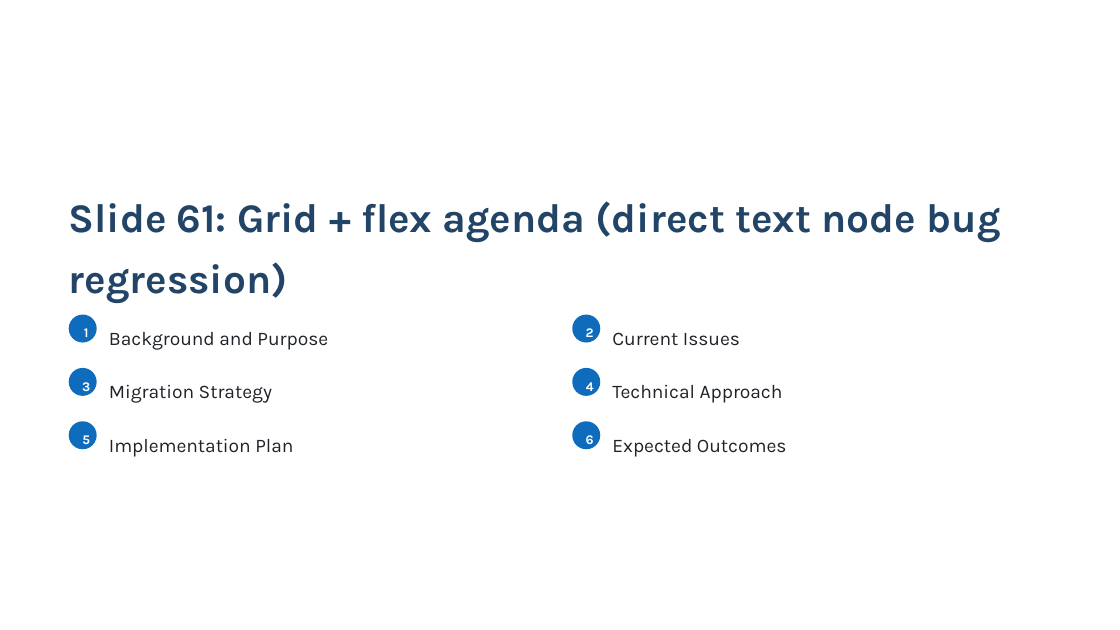
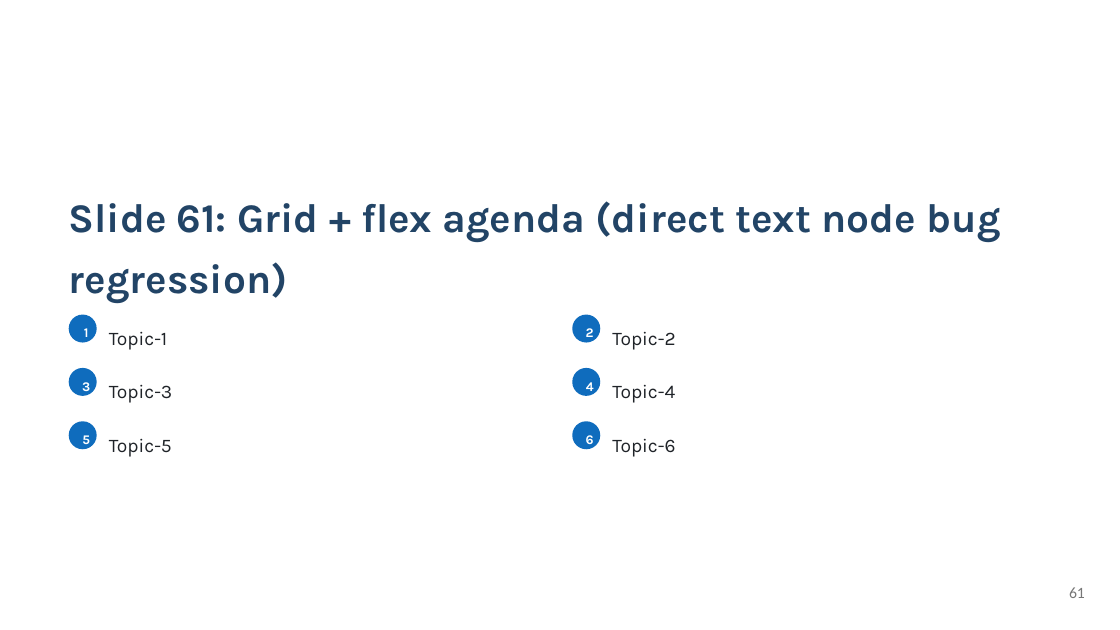
Before and after one commit to KatsuYuzu/marp-to-editable-pptx, a slide deck: slide 61 of output-pptx/test-output.pptx. Drawn at 1120x630 pixels with LibreOffice and Linux fonts; fonts in the diff are those of the drawing. Boxes give left, top, right and bottom in pixels: in the first picture for what was removed or moved away, otherwise in the second. Text is boxed around its words. In the diff, an @@ line names an element or a change of style, - is before the commit and + after.

```diff
--- a/output-pptx/test-output.pptx
+++ b/output-pptx/test-output.pptx
@@ text at (x1=109, y1=332, x2=167, y2=350): text changed @@
-Background and Purpose
+Topic-1
@@ text at (x1=612, y1=332, x2=675, y2=350): text changed @@
-Current Issues
+Topic-2
@@ text at (x1=109, y1=385, x2=172, y2=403): text changed @@
-Migration Strategy
+Topic-3
@@ text at (x1=612, y1=385, x2=675, y2=403): text changed @@
-Technical Approach
+Topic-4
@@ text at (x1=109, y1=439, x2=172, y2=457): text changed @@
-Implementation Plan
+Topic-5
@@ text at (x1=612, y1=439, x2=675, y2=457): text changed @@
-Expected Outcomes
+Topic-6
@@ page number added at (x1=1069, y1=587, x2=1085, y2=598), 13.5 pt, text #777777 @@
+61
```
Also in this commit, not shown: 54 other slides changed, 12 slides added, 8 slides removed, 4 other files.
